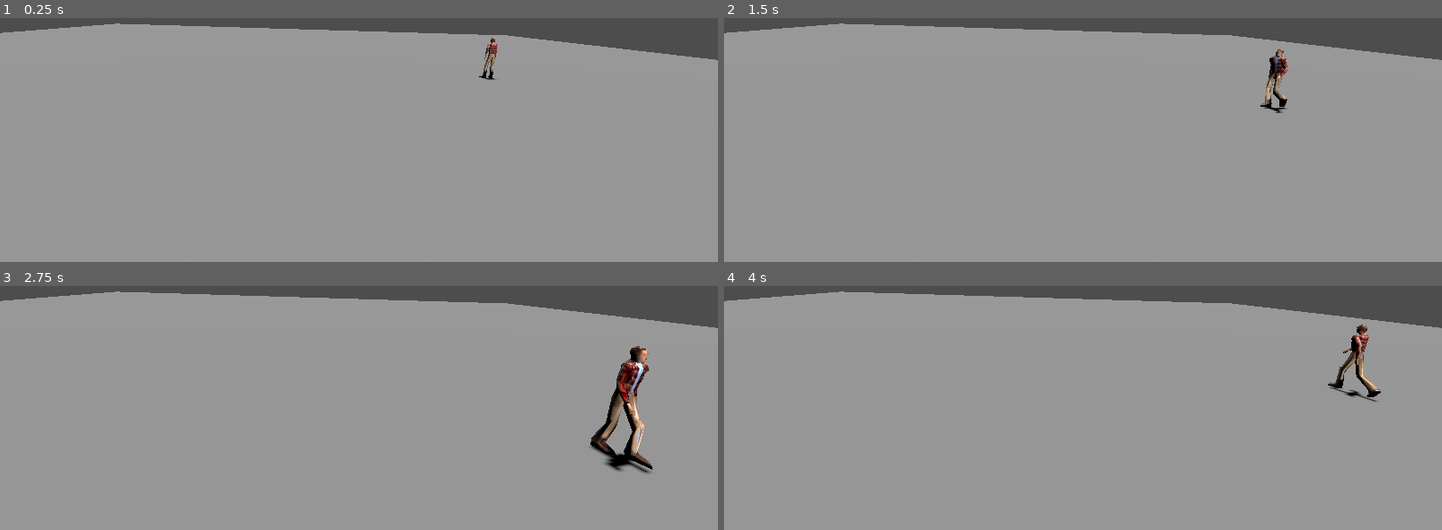
Above: before the commit, frames 1-4 (two rows, left to right).
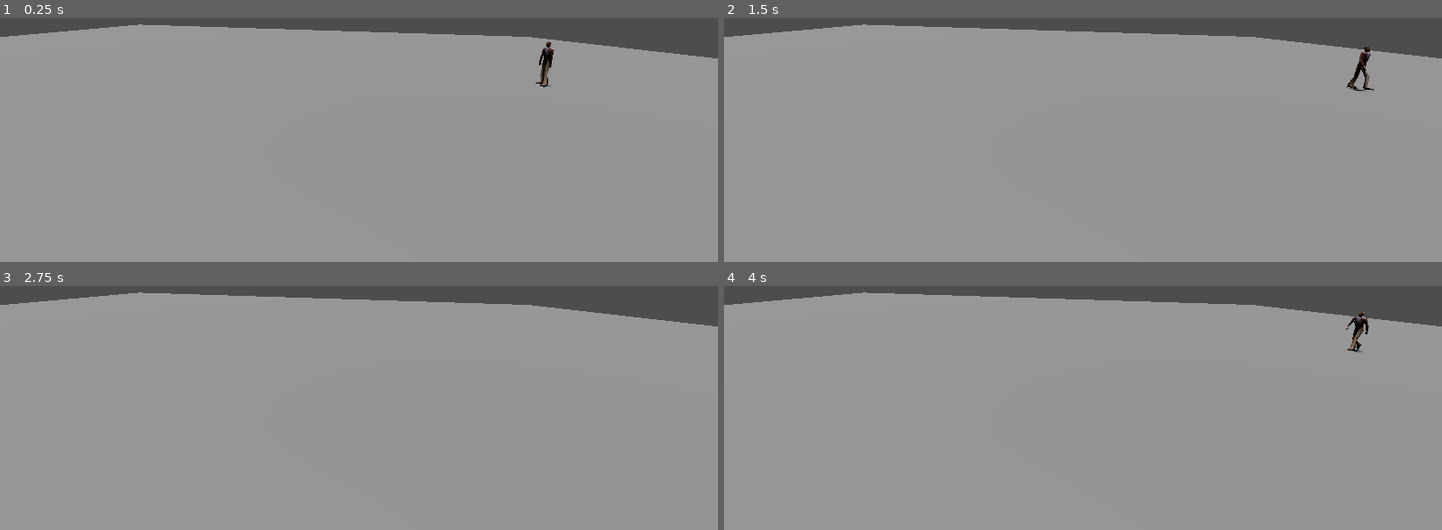
Above: after the commit, the same moments.

Repository: gclement42/gamejam
Game: Godot game, scene res://main.tscn
The game is run twice, just before and just after one commit, with the same random seed, the same clock (stepped at 60 frames per second) and the same inputs.
Inputs:
- Up to frame 1 (0.25 s): no input
- Up to frame 2 (1.5 s): hold D (moveRight) 0.53-1.28 s; hold S (moveBackward) from 1.28 s (still down)
- Up to frame 3 (2.75 s): release S (moveBackward) at 2.03 s; hold D (moveRight) from 2.03 s (still down)
- Up to frame 4 (4 s): release D (moveRight) at 2.78 s; hold W (moveForward) 2.78-3.53 s; hold A (moveLeft) from 3.53 s (still down)

The runs differ from the first frame. In frame 1, 0.9% of the frame differs, in the area x 0-100%, y 2-29%; in frame 2, 1.2%; in frame 3, 2.4%, in the area x 0-100%, y 2-77%; in frame 4, 1.3%.

Commit message:
Smooth movements

Diff:
--- a/main.tscn
+++ b/main.tscn
@@ -35,4 +35,4 @@
 [node name="CameraPivot" type="Marker3D" parent="."]
 
 [node name="Camera3D" type="Camera3D" parent="CameraPivot"]
-transform = Transform3D(0.965926, -1.33139e-07, -0.258819, 0.0473792, 0.983102, 0.176821, 0.254445, -0.183059, 0.949604, -9.10067, 2.72285, 10.0457)
+transform = Transform3D(-0.227766, 0.18299, -0.956367, 0.0473792, 0.983102, 0.176821, 0.972563, -0.00503799, -0.232587, -9.10067, 2.72285, -10.6162)
--- a/player.gd
+++ b/player.gd
@@ -30,5 +30,15 @@
 
 	if direction != Vector3.ZERO:
 		animations.play("Armature|mixamo_com|Layer0")
+	if Input.is_action_just_released("moveBackward"):
+		animations.stop();
+	if Input.is_action_just_released("moveBackward"):
+		animations.stop();
+	if Input.is_action_just_released("moveForward"):
+		animations.stop();
+	if Input.is_action_just_released("moveRight"):
+		animations.stop();
+	if Input.is_action_just_released("moveLeft"):
+		animations.stop();
 	if !animations.is_playing():
 		animations.play("Armature|mixamo_com|Layer0_001")
--- a/player.tscn
+++ b/player.tscn
@@ -4,7 +4,7 @@
 [ext_resource type="PackedScene" uid="uid://bopv3nx7w3ny5" path="res://Assets/Characters/DamianCooper/DamianCooper.tscn" id="2_b5jvm"]
 
 [sub_resource type="BoxShape3D" id="BoxShape3D_rjeb1"]
-size = Vector3(0.202673, 0.96368, 0.439819)
+size = Vector3(0.22513, 0.633986, 0.374847)
 
 [node name="Player" type="CharacterBody3D"]
 script = ExtResource("1_r3d4j")
@@ -14,5 +14,5 @@
 [node name="DamianCooper" parent="Pivot" instance=ExtResource("2_b5jvm")]
 
 [node name="CollisionShape3D" type="CollisionShape3D" parent="."]
-transform = Transform3D(1, 0, 0, 0, 1, 0, 0, 0, 1, -0.0327194, 0.49061, 0.00335698)
+transform = Transform3D(1, 0, 0, 0, 1, 0, 0, 0, 1, -0.00955707, 0.325763, 0.0350189)
 shape = SubResource("BoxShape3D_rjeb1")
